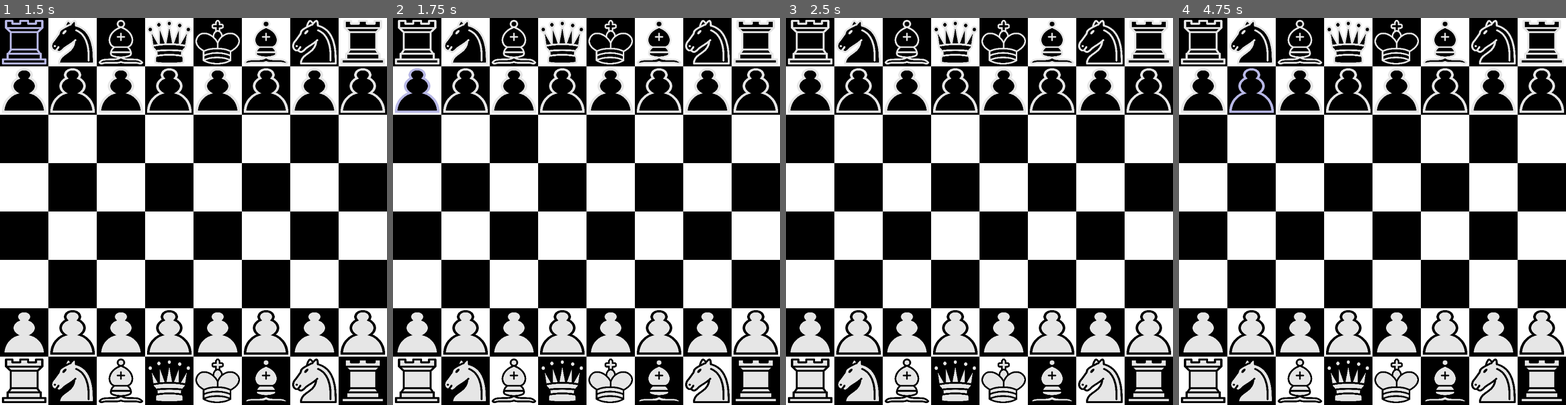
Above: before the commit, frames 1-4 (left to right).
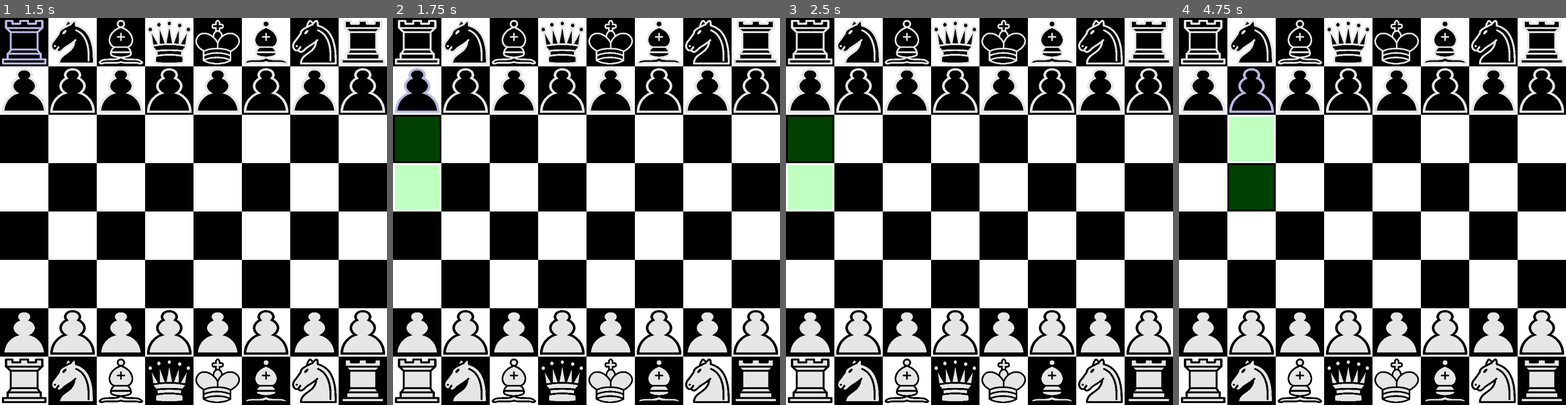
Above: after the commit, the same moments.

Repository: nafiz1001/Godot-Chess
Game: Godot game, scene res://chess.tscn
Same seed, same stepped clock (60 frames per second), same inputs: the game is played once before the commit and once after it.
Inputs (mouse positions are in pixels of both pictures, inside the frame that each line leads up to):
- Up to frame 1 (1.5 s): tap Enter at 0.5 s; move the mouse to (23, 41) at 0.52 s; click (23, 41) at 0.67 s; tap Space at 1.25 s; move the mouse to (23, 91) at 1.27 s; click (23, 91) at 1.42 s
- Up to frame 2 (1.75 s): no input
- Up to frame 3 (2.5 s): tap Enter at 2 s; move the mouse to (809, 331) at 2.02 s; click (809, 331) at 2.17 s
- Up to frame 4 (4.75 s): tap Space at 2.75, 4.25 s; move the mouse to (1202, 381) at 2.77 s; click (1202, 381) at 2.92 s; tap Enter at 3.5 s; move the mouse to (1252, 41) at 3.52 s; click (1252, 41) at 3.67 s; move the mouse to (1252, 91) at 4.27 s; click (1252, 91) at 4.42 s

Frame 1 is identical in both runs. In frame 2, 2.6% of the frame differs, in the area x 0-12%, y 25-50%; in frame 3, 2.6%; in frame 4, 2.6%.

Commit message:
another huge wip

Diff:
--- a/chess.gd
+++ b/chess.gd
@@ -67,17 +67,33 @@
 			active_square = new_square
 			active_piece = active_chess_pieces[new_coords]
 			active_piece.modulate = Color(0.8, 0.8, 1, 1)
-			print("Selected piece at ", new_coords)
-			print("Piece type: ", active_piece.type, " Colour: ", active_piece.colour)
-			print("Possible moves: ", active_piece.moves(active_square, active_chess_pieces))
+			print("Selected a ",
+				ChessColour.keys()[active_piece.colour],
+				" ",
+				ChessPieceType.keys()[active_piece.type],
+				" at ", new_coords
+			)
+			for child in $Hints.get_children():
+				child.queue_free()
+			for path in active_piece.moves(active_square, active_chess_pieces):
+				for move in path:
+					# highlight possible moves
+					var highlight = MeshInstance2D.new()
+					var plane_mesh = QuadMesh.new()
+					plane_mesh.size = Vector2(chess_board.GLOBAL_CELL_LENGTH - active_piece.PADDING, chess_board.GLOBAL_CELL_LENGTH - active_piece.PADDING)
+					highlight.mesh = plane_mesh
+					highlight.position = chess_board.square_to_global_position(move)
+					highlight.modulate = Color(1, 0, 0, 0.25) if active_chess_pieces.has(ChessBoardNode.vec_to_coords(move)) else Color(0, 1, 0, 0.25)
+					highlight.z_index = 1
+					$Hints.add_child(highlight)
 	else:
 		var new_piece = active_chess_pieces.get(new_coords, null)
 		if new_piece != null and new_piece.colour == active_piece.colour:
 			# select different piece
 			active_piece.modulate = Color(1, 1, 1, 1)
-			active_square = new_square
-			active_piece = new_piece
-			active_piece.modulate = Color(0.8, 0.8, 1, 1)
+			active_piece = null
+			active_square = null
+			on_square_click(new_square)
 		else:
 			# try to move piece
 			var moves = active_piece.moves(active_square, active_chess_pieces)
--- a/chess.tscn
+++ b/chess.tscn
@@ -6,3 +6,5 @@
 script = ExtResource("1_s2frv")
 
 [node name="Pieces" type="Node" parent="."]
+
+[node name="Hints" type="Node" parent="."]
--- a/chess_board.gd
+++ b/chess_board.gd
@@ -1,7 +1,5 @@
 class_name ChessBoardNode
 extends Node2D
-
-const BORDER_PADDING = 0
 
 var LENGTH: float:
 	get():
--- a/chess_board.tscn
+++ b/chess_board.tscn
@@ -31,4 +31,6 @@
 position = Vector2(512, 512)
 shape = SubResource("RectangleShape2D_guywq")
 
+[node name="Cells" type="Node" parent="."]
+
 [connection signal="input_event" from="Area2D" to="." method="_on_area_2d_input_event"]
